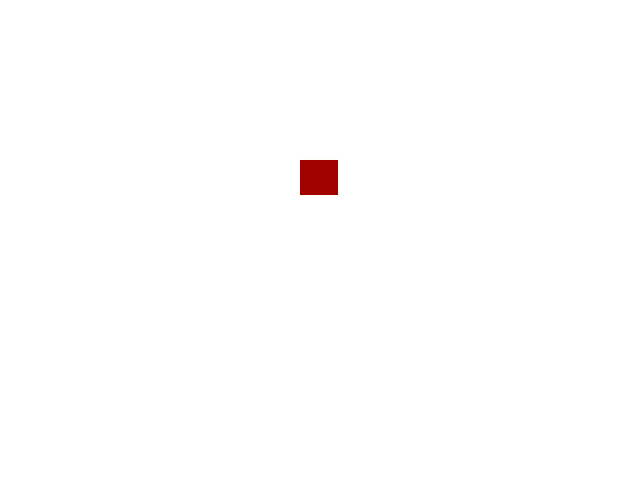
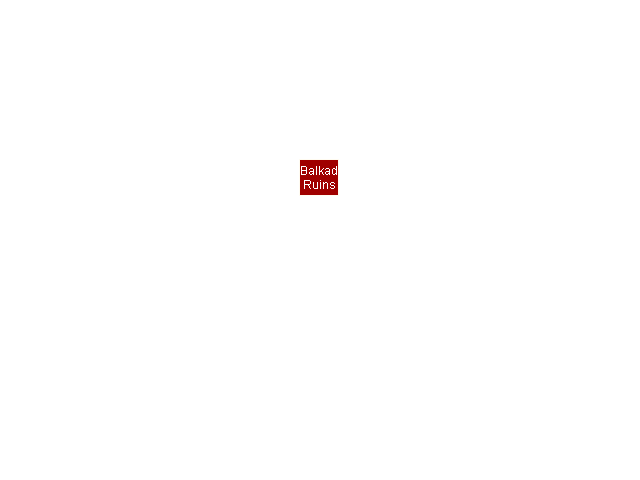
Comparing the layer stacks of the two w=640, h=480 images. Changes:
added layer "Balkad ..." above "Pasted Layer" over [301, 166, 337, 189]
